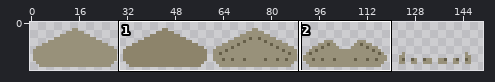
Sprite sheet, stored at Resources/Images/Base.png. The first picture is a wide view before the edit; the outline marks the close-up.
Close-up. Before the edit:
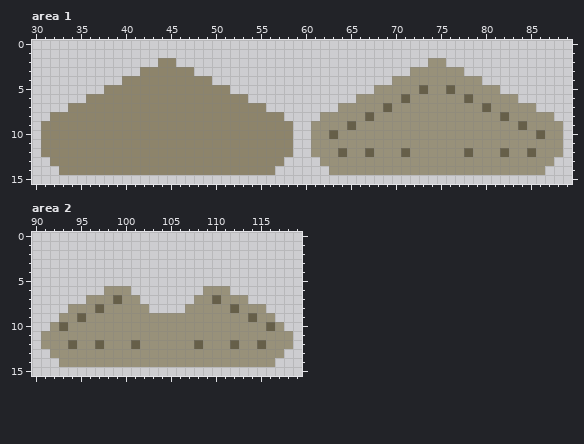
The file is 180x16 pixels. Shown: area 1: x 30..89, y 0..15; area 2: x 90..119, y 0..15. The wide view leaves out empty margins.
After:
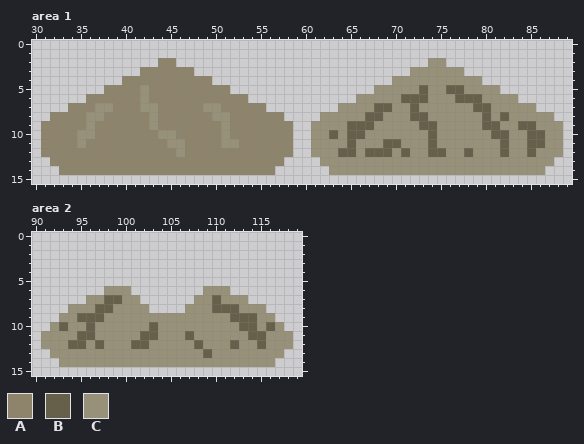
Palette (. is transparent): A #8d846b  B #665f49  C #98917a
What changed:
--- area 1
@@ x 30..89 @@
  4 ..........AAAAAAAAAA....................CCCCCCCCCC..........
- 5 ........AAAAAAAAAAAAAA................CCCCCBCCBCCCCC........
- 6 ......AAAAAAAAAAAAAAAAAA............CCCCCBCCCCCCBCCCCC......
- 7 ....AAAAAAAAAAAAAAAAAAAAAA........CCCCCBCCCCCCCCCCBCCCCC....
- 8 ..AAAAAAAAAAAAAAAAAAAAAAAAAA....CCCCCBCCCCCCCCCCCCCCBCCCCC..
- 9 .AAAAAAAAAAAAAAAAAAAAAAAAAAAA..CCCCBCCCCCCCCCCCCCCCCCCBCCCC.
-10 .AAAAAAAAAAAAAAAAAAAAAAAAAAAA..CCBCCCCCCCCCCCCCCCCCCCCCCBCC.
-11 .AAAAAAAAAAAAAAAAAAAAAAAAAAAA..CCCCCCCCCCCCCCCCCCCCCCCCCCCC.
-12 .AAAAAAAAAAAAAAAAAAAAAAAAAAAA..CCCBCCBCCCBCCCCCCBCCCBCCBCCC.
+ 5 ........AAAACAAAAAAAAA................CCCCCBCCBBCCCC........
+ 6 ......AAAAAACAAAAAAAAAAA............CCCCCBBBCCCBBBCCCC......
+ 7 ....AAACCAAACCAAAAACCAAAAA........CCCCBBCCBCCCCCCBBCCCCC....
+ 8 ..AAAACCAAAAACAAAAAACCAAAAAA....CCCCCBBCCCBBCCCCCCBCBCCCCC..
+ 9 .AAAAACAAAAAACAAAAAAACAAAAAAA..CCCCBBBCCCCCBBCCCCCBBCCBBCCC.
+10 .AAAACCAAAAAAACCAAAAACAAAAAAA..CCBCBBCCCCCCCBCCCCCCBBCCBBCC.
+11 .AAAACAAAAAAAAACCAAAACCAAAAAA..CCCCBCCCBBCCCBCCCCCCCBCCBBCC.
+12 .AAAAAAAAAAAAAAACAAAAAAAAAAAA..CCCBBCBBBCBCCBBCCBCCCBCCBCCC.
 13 ..AAAAAAAAAAAAAAAAAAAAAAAAAA....CCCCCCCCCCCCCCCCCCCCCCCCCC..
--- area 2
@@ x 90..119 @@
  6 ........CCC........CCC........
- 7 ......CCCBCC......CCBCCC......
- 8 ....CCCBCCCCC....CCCCCBCCC....
- 9 ...CCBCCCCCCCCCCCCCCCCCCBCC...
-10 ..CBCCCCCCCCCCCCCCCCCCCCCCBC..
-11 .CCCCCCCCCCCCCCCCCCCCCCCCCCCC.
-12 .CCCBCCBCCCBCCCCCCBCCCBCCBCCC.
-13 ..CCCCCCCCCCCCCCCCCCCCCCCCCC..
+ 7 ......CCBBCC......CCBCCC......
+ 8 ....CCCBBCCCC....CCCBBBCCC....
+ 9 ...CCBBBCCCCCCCCCCCCCCBBBCC...
+10 ..CBCCBCCCCCCBCCCCCCCCCBBCBC..
+11 .CCCCBBCCCCCBBCCCBCCCCCCBBCCC.
+12 .CCCBBCBCCCBBCCCCCBCCCBCCBCCC.
+13 ..CCCCCCCCCCCCCCCCCBCCCCCCCC..
 14 ...CCCCCCCCCCCCCCCCCCCCCCCC...
Changed places in both close-ups, as pixel boxes (x1, y1, x2, y2):
changed: (140, 85, 239, 157)
changed: (347, 85, 545, 157)
changed: (77, 103, 113, 148)
changed: (77, 295, 113, 349)
changed: (140, 304, 266, 358)
